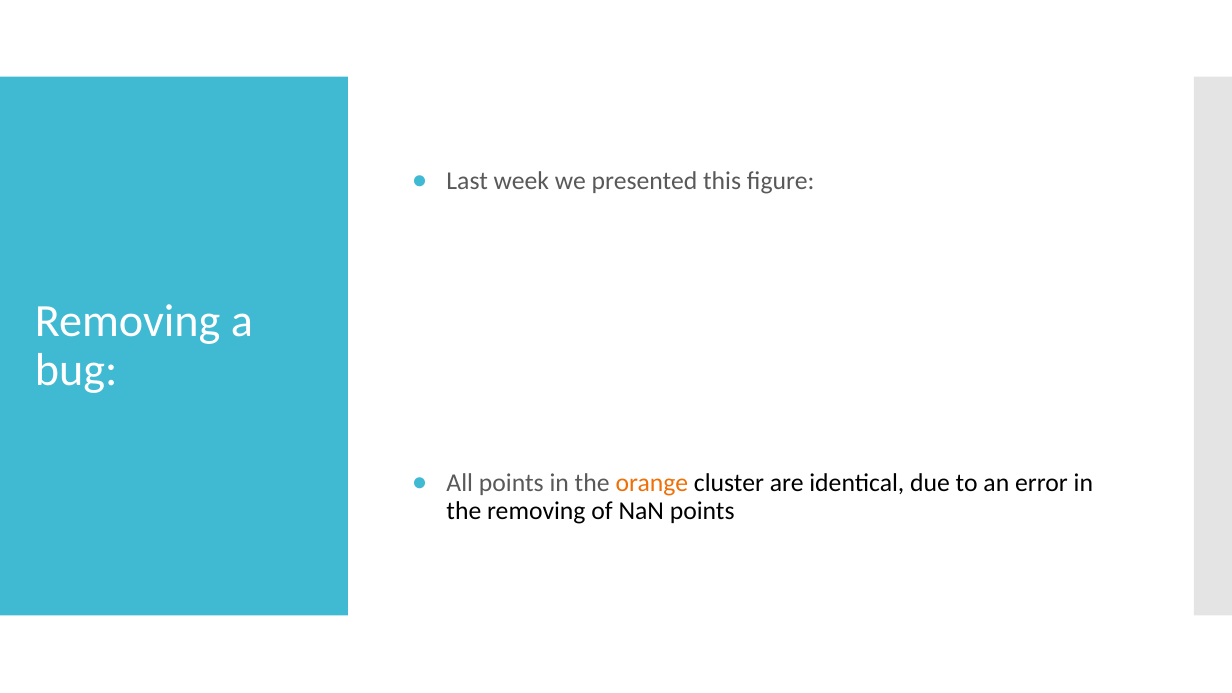
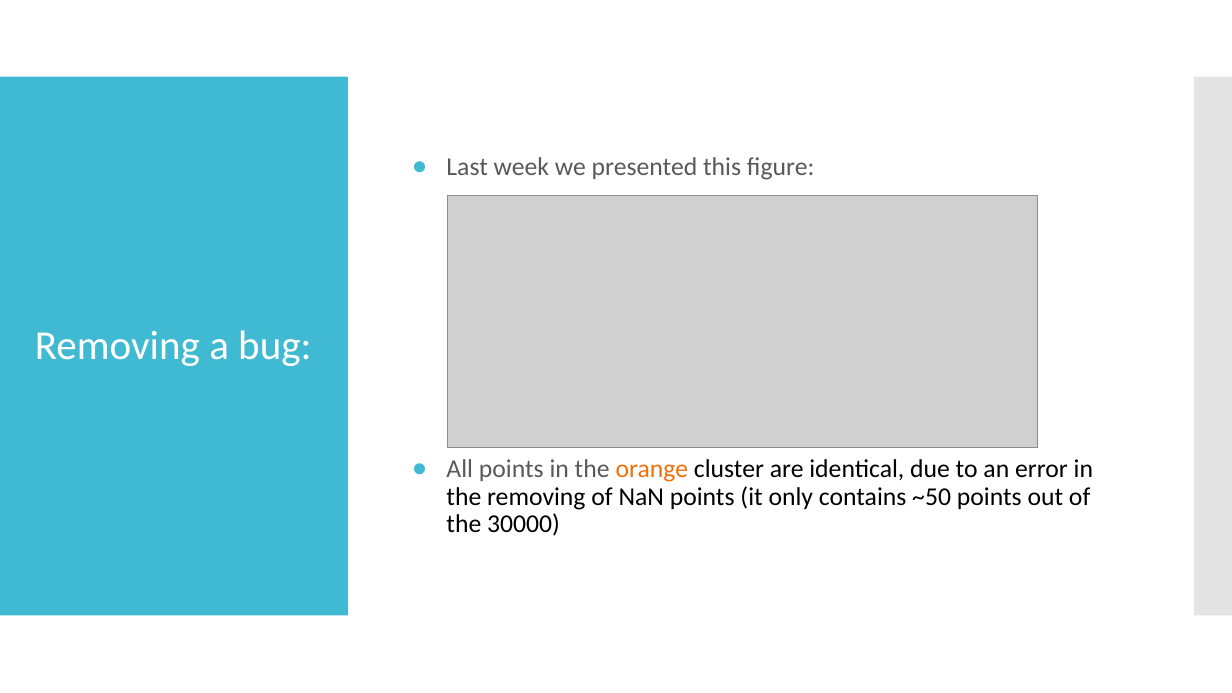
Before and after one commit to Deltares-Climate-Change/Deltares-Climate-Change, a slide deck: slide 4 of Presentations/Climate Change project update week 3 copy simon.pptx (slide 5 before the commit). Drawn at 1232x693 pixels with LibreOffice and Linux fonts; fonts in the diff are those of the drawing; grey boxes stand for pictures. Boxes give left, top, right and bottom in pixels: in the first picture for what was removed or moved away, otherwise in the second. Text is boxed around its words. In the diff, an @@ line names an element or a change of style, - is before the commit and + after.

```diff
--- a/Presentations/Climate Change project update week 3 copy simon.pptx
+++ b/Presentations/Climate Change project update week 3 copy simon.pptx
@@ title "Removing a bug:" at <box>35,330,311,366</box>: size 36 to 32 pt @@
@@ picture added at <box>447,195,1038,447</box> @@
@@ text at <box>446,459,1093,536</box>: text changed @@
-● All points in the orange cluster are identical, due to an error in the removing of NaN points
+● All points in the orange cluster are identical, due to an error in the removing of NaN points (it only contains ~50 points out of the 30000)
```
Also in this commit, not shown: 5 other slides changed, 7 slides added, 8 other files.
